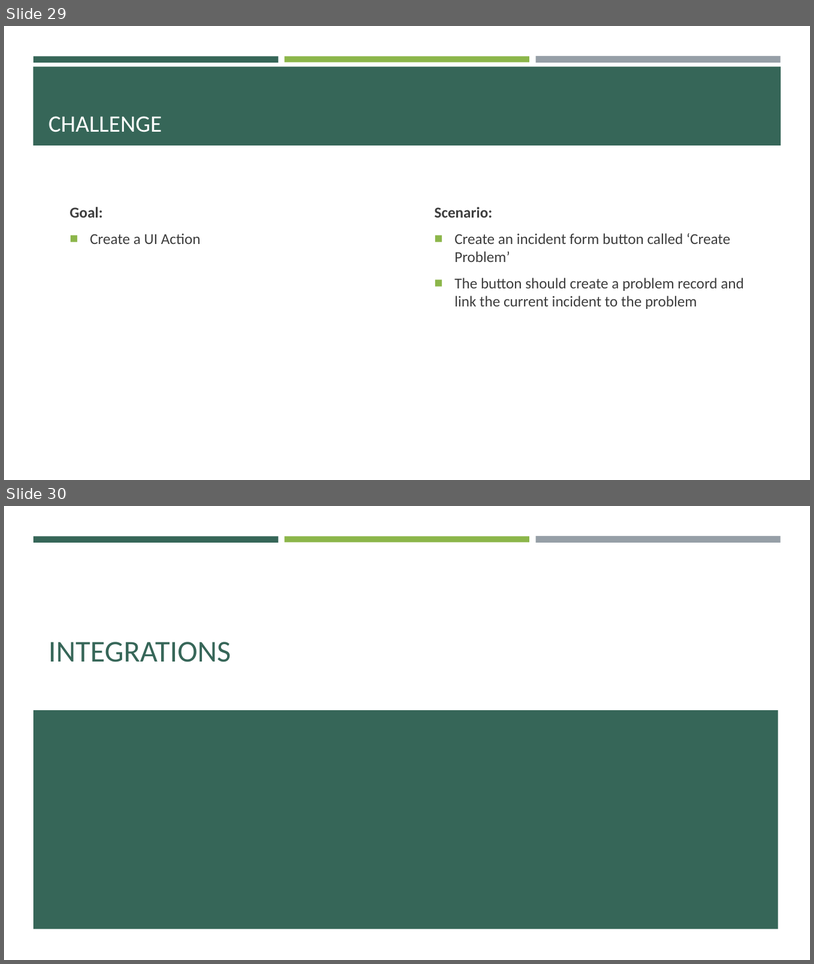
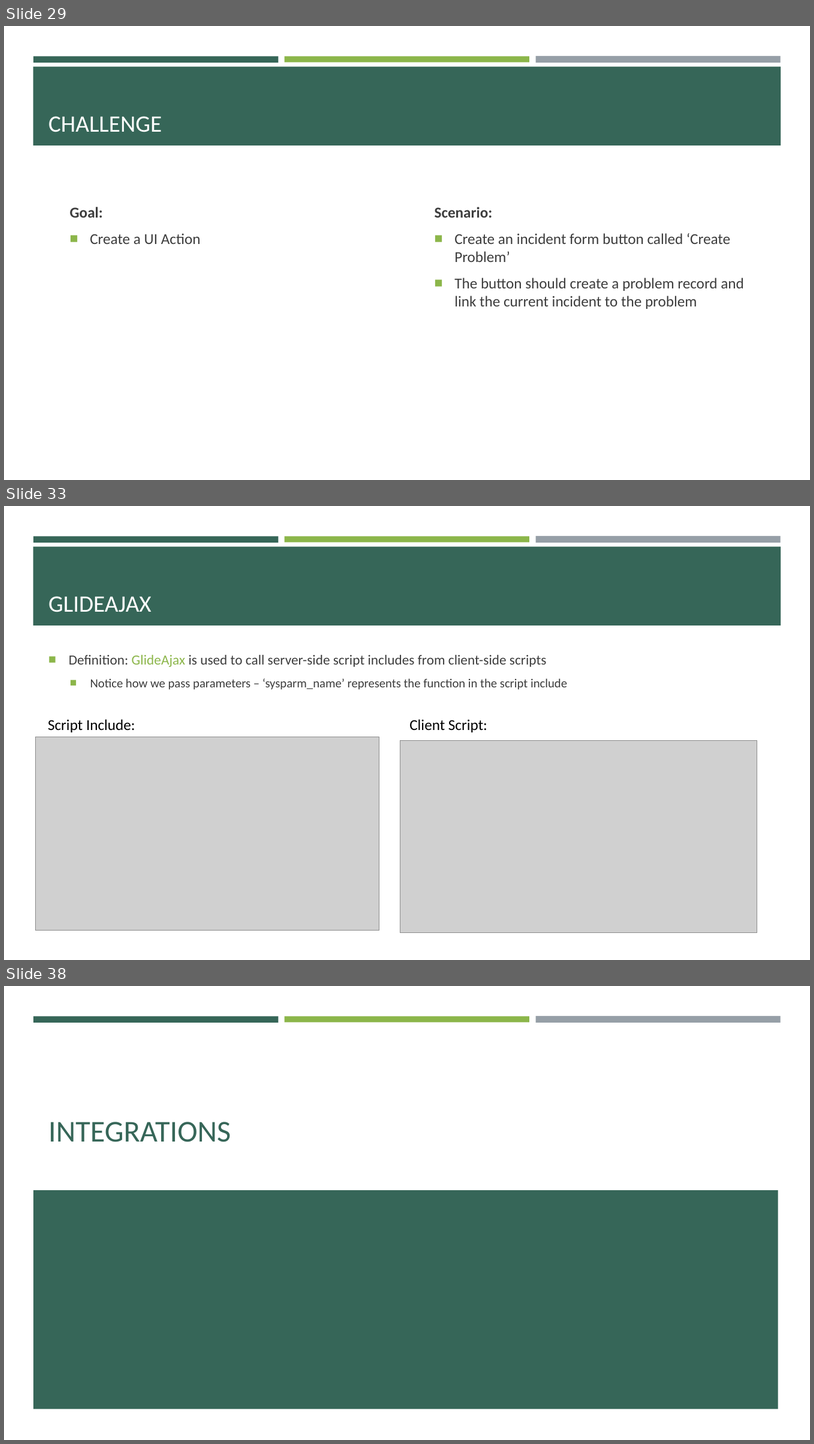
Before and after one commit to e-m-wilson/SNOW, a slide deck: Week_6/Data_Migration_&_Integration.pptx. Shown one above the other, each under a label of ours: slides 29 and 30 before the commit, slides 29, 33 and 38 after it; the slides between them are not shown. The pictures are 814x964 and 814x1444 pixels, drawn with LibreOffice and Linux fonts; fonts in the diff are those of the drawing; grey boxes stand for pictures. Boxes give left, top, right and bottom in pixels: in the first picture for what was removed or moved away, otherwise in the second. Text is boxed around its words. In the diff, an @@ line names an element or a change of style, - is before the commit and + after.

```diff
--- a/Week_6/Data_Migration_&_Integration.pptx
+++ b/Week_6/Data_Migration_&_Integration.pptx
@@ slide 33 added at [4, 506, 810, 960], background #FFFFFF; not listed: 4 template elements that a slide beside it also shows @@
@@ title added at [48, 596, 152, 612], 28 pt, text #FFFFFF @@
+GLIDEAJAX
@@ text added at [69, 655, 567, 690], 16.6 pt, text #3D3D3D @@
+■ Definition: GlideAjax is used to call server-side script includes from client-side scripts
+  ■ Notice how we pass parameters – ‘sysparm_name’ represents the function in the script include
@@ text added at [48, 719, 135, 732], 18 pt, text #000000 @@
+Script Include:
@@ text added at [410, 719, 488, 732], 18 pt, text #000000 @@
+Client Script:
@@ picture added at [35, 736, 379, 930] @@
@@ picture added at [400, 740, 758, 933] @@
@@ what was slide 30 is now slide 38 @@
```
Also in this commit, not shown: 7 other slides added.
